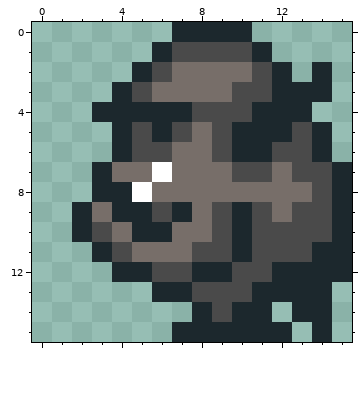
File history of a pixel-art sprite, src/res/monster/ogr_left1.png. The first picture shows the starting point.
The file is 16x16 pixels.
New version:
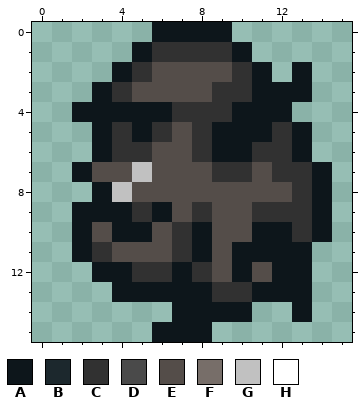
Palette (. is transparent): A #0d161b  B #1c282d  C #313131  D #4a4a4a  E #544d49  F #776e69  G #c1c1c1  H #ffffff
From old to new:
Changed rows in their new state; - is an unchanged pixel.
first column x 2:
 0 ----AAAA.-----
 1 ---ACCCCA.----
 2 --ACEEEECA.A.-
 3 -ACEEEECCAAA.-
 4 AAAAACCCAAA.--
 5 -ACACECAAACA.-
 6 -ACCEECAACCA.-
 7 AEEGEEECCECCA.
 8 -AGEEEEEEEECA.
 9 AAACAECEECCCA.
10 AEAAECAEEAACA.
11 ACEEECAEAAAA..
12 -AACCACEAEAA..
13 --AAAAACCAAA.-
14 -----AAAA.-A.-
15 ----AAA....-.-
Boxes around the changes in both pictures, in picture pixels (x1, y1, x2, y2):
changed: (72, 22, 352, 342)
